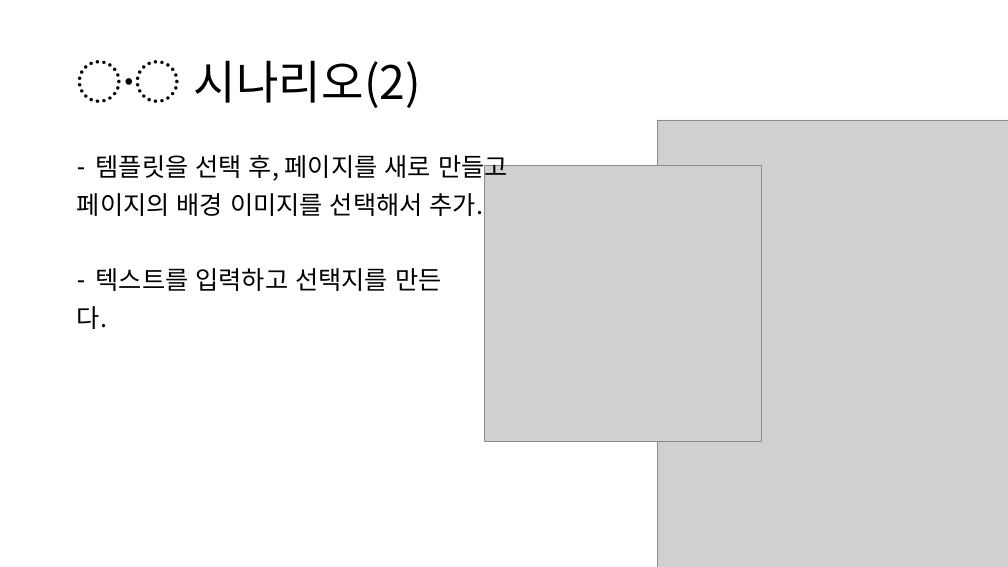
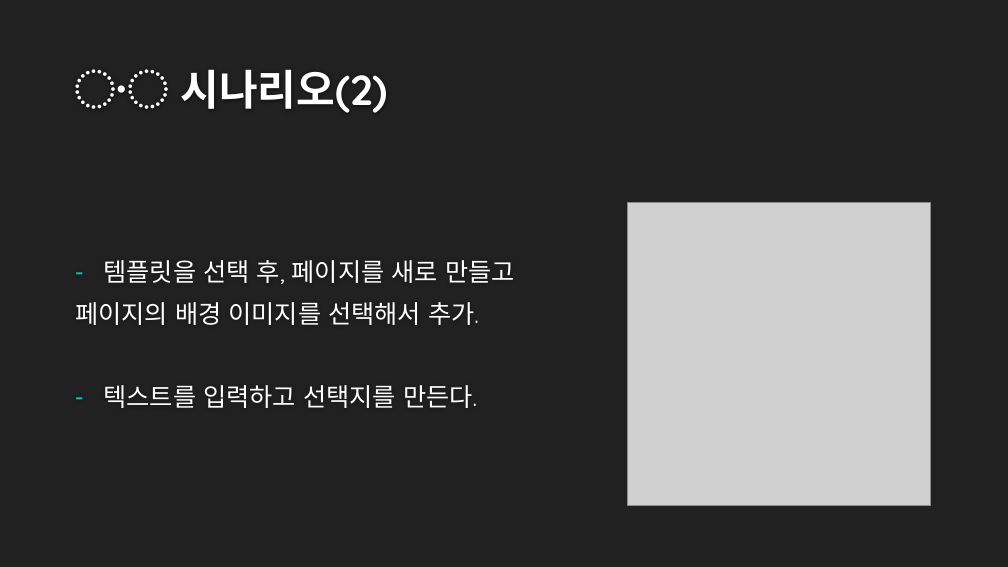
Before and after one commit to OSS-2021-team3/Drawing-Trade, a slide deck: slide 9 of OSS IDEA PROPOSAL.pptx (slide 8 before the commit). Drawn at 1008x567 pixels with LibreOffice and Linux fonts; fonts in the diff are those of the drawing; grey boxes stand for pictures; background and template pictures are left out. Boxes give left, top, right and bottom in pixels: in the first picture for what was removed or moved away, otherwise in the second. Text is boxed around its words. In the diff, an @@ line names an element or a change of style, - is before the commit and + after.

Commit message:
PPT 수정
-발표 ppt 디자인 수정
-관련 오픈소스 프로젝트 추가

```diff
--- a/OSS IDEA PROPOSAL.pptx
+++ b/OSS IDEA PROPOSAL.pptx
@@ background #FFFFFF to #212121 @@
@@ title "〮 시나리오(2)": place and size @@
-title "〮 시나리오(2)" at (77,60,421,108)
+title "〮 시나리오(2)" at (75,69,388,113)
@@ title "〮 시나리오(2)" at (75,69,388,113): size 44 to 40 pt, font Noto Sans CJK KR to Quicksand, text colour #000000 to #FEFEFE, bold on; line spacing 0.9 to 1; vertical alignment middle to bottom @@
@@ picture removed at (658,120,1008,567) @@
@@ text "템플릿을 선택 후, 페이지를 새로 ...": place and size @@
-text "템플릿을 선택 후, 페이지를 새로 ..." at (77,155,508,329)
+text "템플릿을 선택 후, 페이지를 새로 ..." at (75,260,515,408)
@@ text "템플릿을 선택 후, 페이지를 새로 ..." at (75,260,515,408): vertical alignment top to middle @@
@@ picture: place and size @@
-picture at (485,166,761,442)
+picture at (628,203,931,506)
@@ text at (75,260,515,325): font Noto Sans CJK KR to Quicksand, text colour #000000 to #FFFFFF in "템플릿을 선택 후, 페이지를 새로 만들고", "페이지의 배경 이미지를 선택해서 추가."; indent changed; line spacing 0.9 to 1 @@
@@ text at (104,385,477,408): text changed; font Noto Sans CJK KR to Quicksand; text colour #000000 to #FFFFFF @@
-– 텍스트를 입력하고 선택지를 만든
-다.
+– 텍스트를 입력하고 선택지를 만든다.
```
Also in this commit, not shown: 10 other slides changed, 1 slide added.
